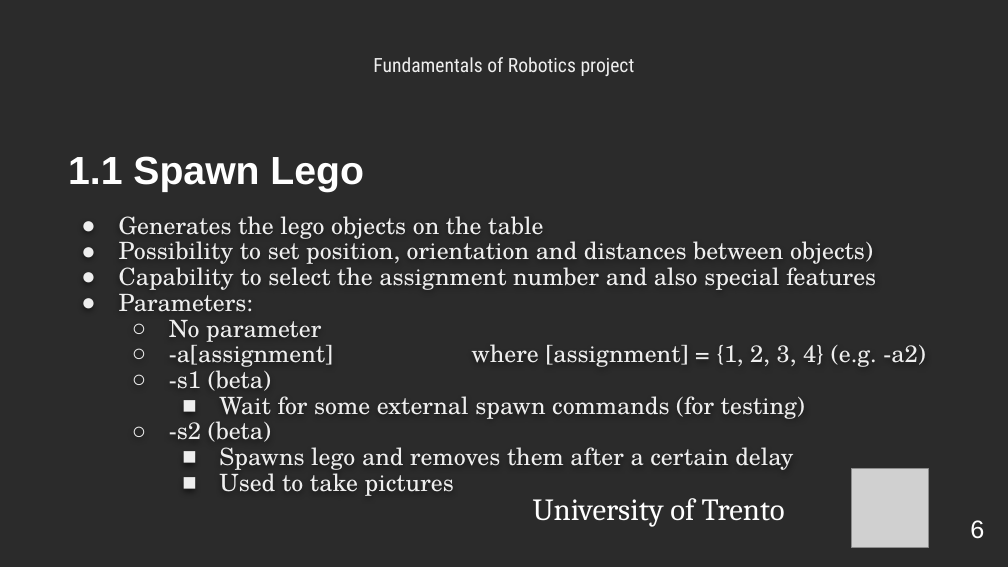
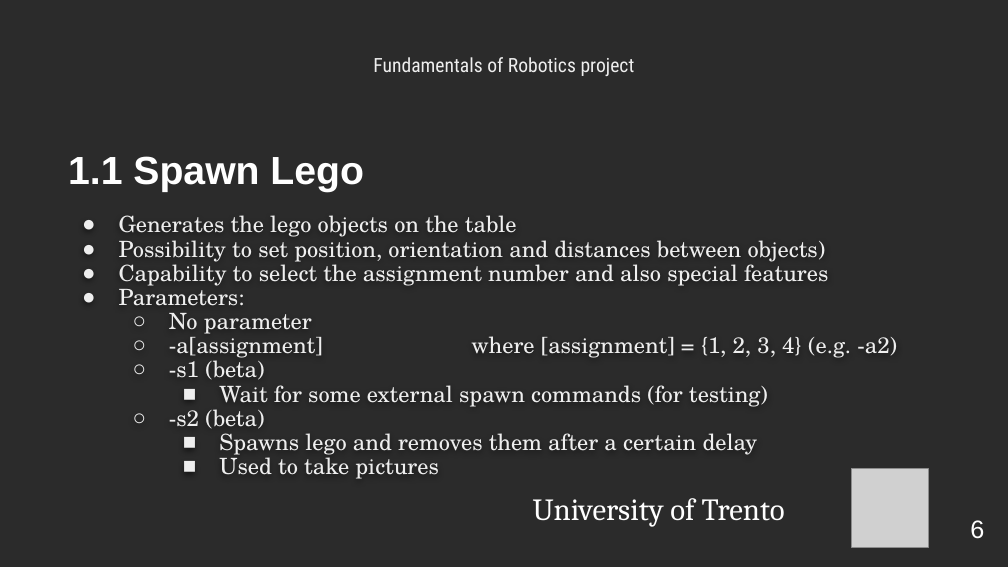
Before and after one commit to LordBions/Robotics_ICE23_UNITN, a slide deck: slide 6 of Documents/Robotics.pptx. Drawn at 1008x567 pixels with LibreOffice and Linux fonts; fonts in the diff are those of the drawing; grey boxes stand for pictures; background and template pictures are left out; a plain dark background stands for a picture behind light text. Boxes give left, top, right and bottom in pixels: in the first picture for what was removed or moved away, otherwise in the second. Text is boxed around its words. In the diff, an @@ line names an element or a change of style, - is before the commit and + after.

```diff
--- a/Documents/Robotics.pptx
+++ b/Documents/Robotics.pptx
@@ subtitle "Generates the lego objects on ..." at box(119, 215, 897, 479): size 17 to 16 pt; indent changed @@
```
Also in this commit, not shown: 15 other slides changed, 4 slides added, 6 other files.
